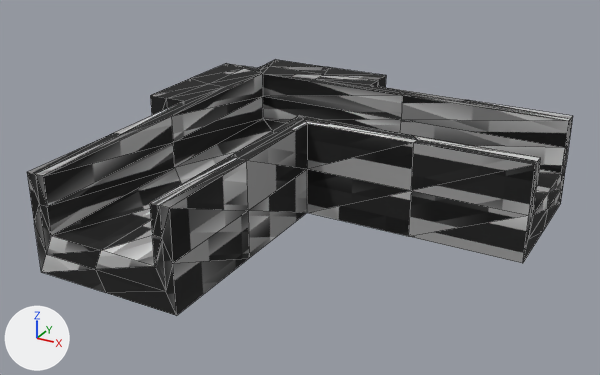
Two versions of the OBJ model resources/shape-11.obj, one commit apart.
Before and after are seen from a 50 mm lens placed at (0.741, -1.271, 0.58), pointed at (0.134, -0.167, 0.028). The lights are fixed; the arrows at lower left show +X, +Y and +Z. Mesh edges are drawn as thin lines. Where no turn or scale is listed for an object, it has been applied to the vertices.

Before the edit, the objects in view are built like this:
```python
me_shape_11 = bpy.data.meshes.new('shape-11')
me_shape_11.from_pydata(...)  # 154 vertices, 304 faces; spans x -0.2..0.5, y -0.5..0.2, z -0.038..0.125
me_shape_11.materials.append(mat_material_0)  # picture img_shape_null_tex_png
ob_shape_11 = bpy.data.objects.new('shape-11', me_shape_11)
ob_shape_11.location = (0.0, 0.0, 0.0)
```
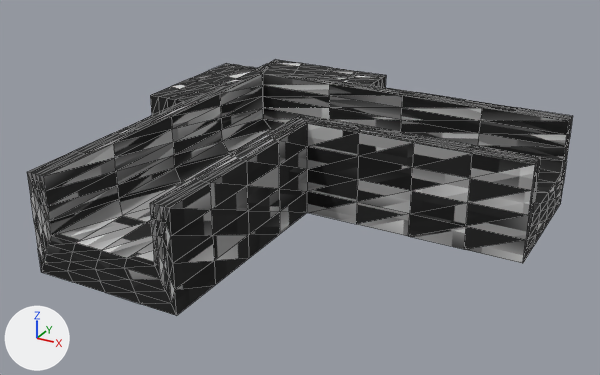
What differs and where, as boxes [x1, y1, x2, y2] in the pictures (600 x 375 px):
part 1 of me_shape_11, added: after [27, 60, 573, 316]

The change in detail:
me_shape_11 is used by ob_shape_11; location (0.0, 0.0, 0.0).
me_shape_11 had 154 vertices, 304 faces and spanned x -0.2..0.5, y -0.5..0.2, z -0.038..0.125.
me_shape_11 now has 610 vertices, 1216 faces and spans x -0.2..0.5, y -0.5..0.2, z -0.038..0.125.
me_shape_11 part 1: 456 vertices added at x -0.2..0.5, y -0.5..0.2, z -0.038..0.125.
